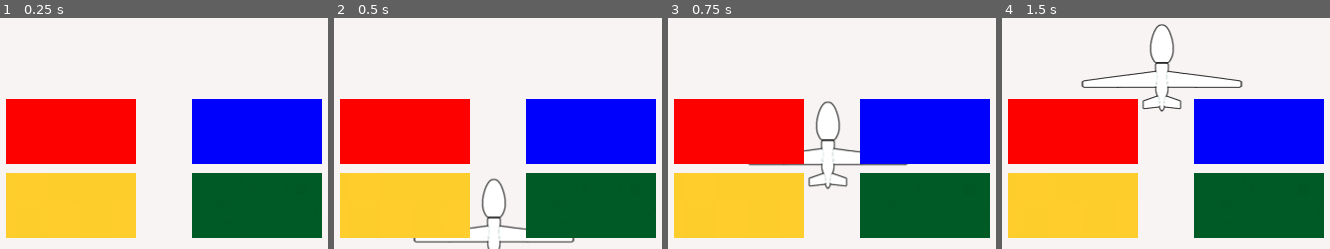
Above: before the commit, frames 1-4 (left to right).
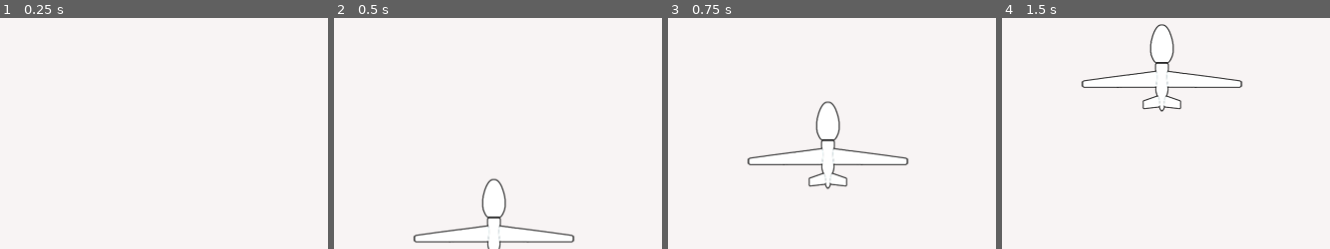
Above: after the commit, the same moments.

Repository: rsberrocal/FinalDestination
Game: Godot game, scene res://MainScene.tscn
Same seed, same stepped clock (60 frames per second), same inputs: the game is played once before the commit and once after it.
Inputs (mouse positions are in pixels of both pictures, inside the frame that each line leads up to):
- Up to frame 1 (0.25 s): no input
- Up to frame 2 (0.5 s): no input
- Up to frame 3 (0.75 s): click (740, 131) at 0.52 s
- Up to frame 4 (1.5 s): click (1257, 205) at 1.27 s

The runs differ from the first frame. In frame 1, 45% of the frame differs, in the area x 1-99%, y 35-96%; in frame 2, 45%; in frame 3, 45%; in frame 4, 45%.
Error after the commit: Attempt to call function 'set_normal_texture' in base 'null instance' on a null instance. (res://GameStatus.gd:44)

Commit message:
Menu Scene

Diff:
--- a/MainScene.tscn
+++ b/MainScene.tscn
@@ -7,21 +7,12 @@
 [ext_resource path="res://Situations.gd" type="Script" id=5]
 [ext_resource path="res://GameStatus.tscn" type="PackedScene" id=6]
 [ext_resource path="res://GameStatus.gd" type="Script" id=7]
-[ext_resource path="res://assets/Img/yellow.jpg" type="Texture" id=8]
-[ext_resource path="res://assets/Img/green.jpg" type="Texture" id=9]
-[ext_resource path="res://assets/Img/red.jpg" type="Texture" id=10]
-[ext_resource path="res://assets/Img/blue.jpg" type="Texture" id=11]
-
-[sub_resource type="InputEventScreenTouch" id=1]
-
-[sub_resource type="ShortCut" id=2]
-shortcut = SubResource( 1 )
 
 [node name="MainScene" type="Node"]
 script = ExtResource( 1 )
 
 [node name="Plane" type="Sprite" parent="."]
-position = Vector2( 180.415, 764.162 )
+position = Vector2( 180, 450 )
 texture = ExtResource( 2 )
 script = ExtResource( 3 )
 
@@ -32,41 +23,3 @@
 
 [node name="GameStatus" parent="." instance=ExtResource( 6 )]
 script = ExtResource( 7 )
-
-[node name="Btn0" type="TextureButton" parent="GameStatus"]
-margin_left = -68.0
-margin_top = 395.0
-margin_right = 62.0
-margin_bottom = 460.0
-focus_mode = 1
-texture_normal = ExtResource( 8 )
-
-[node name="Btn1" type="TextureButton" parent="GameStatus"]
-margin_left = 118.0
-margin_top = 468.615
-margin_right = 248.0
-margin_bottom = 533.615
-focus_mode = 1
-enabled_focus_mode = 1
-shortcut = SubResource( 2 )
-texture_normal = ExtResource( 9 )
-
-[node name="Btn2" type="TextureButton" parent="GameStatus"]
-margin_left = -68.0
-margin_top = 468.615
-margin_right = 62.0
-margin_bottom = 533.615
-focus_mode = 1
-enabled_focus_mode = 1
-shortcut = SubResource( 2 )
-texture_normal = ExtResource( 10 )
-
-[node name="Btn3" type="TextureButton" parent="GameStatus"]
-margin_left = 118.0
-margin_top = 395.0
-margin_right = 248.0
-margin_bottom = 460.0
-focus_mode = 1
-enabled_focus_mode = 1
-shortcut = SubResource( 2 )
-texture_normal = ExtResource( 11 )
--- a/MenuScene.tscn
+++ b/MenuScene.tscn
@@ -1,48 +1,48 @@
-[gd_scene load_steps=3 format=2]
+[gd_scene load_steps=4 format=2]
 
 [ext_resource path="res://assets/Img/titulo.png" type="Texture" id=1]
-[ext_resource path="res://MenuButton.gd" type="Script" id=2]
+[ext_resource path="res://icon.png" type="Texture" id=2]
+[ext_resource path="res://MenuButton.gd" type="Script" id=3]
 
 [node name="MainContainer" type="MarginContainer"]
 anchor_right = 1.0
 anchor_bottom = 1.0
-custom_constants/margin_right = 120
-custom_constants/margin_top = 80
-custom_constants/margin_left = 120
-custom_constants/margin_bottom = 80
+margin_right = 214.0
 
 [node name="VBoxContainer" type="VBoxContainer" parent="."]
-margin_left = 120.0
-margin_top = 80.0
-margin_right = 614.0
-margin_bottom = 560.0
-size_flags_horizontal = 3
-size_flags_vertical = 3
+margin_right = 494.0
+margin_bottom = 232.0
+size_flags_horizontal = 0
+size_flags_vertical = 0
 alignment = 1
 
 [node name="Title" type="TextureRect" parent="VBoxContainer"]
-margin_top = 156.0
 margin_right = 494.0
-margin_bottom = 316.0
+margin_bottom = 160.0
 texture = ExtResource( 1 )
+stretch_mode = 5
 
 [node name="FrontImage" type="TextureRect" parent="VBoxContainer"]
-margin_top = 320.0
+margin_top = 164.0
 margin_right = 494.0
-margin_bottom = 320.0
+margin_bottom = 164.0
 
 [node name="MenuOptions" type="HBoxContainer" parent="VBoxContainer"]
-margin_top = 324.0
+margin_top = 168.0
 margin_right = 494.0
-margin_bottom = 324.0
+margin_bottom = 232.0
 
 [node name="Docs" type="TextureButton" parent="VBoxContainer/MenuOptions"]
 margin_right = 245.0
+margin_bottom = 64.0
 size_flags_horizontal = 3
-script = ExtResource( 2 )
+texture_normal = ExtResource( 2 )
+script = ExtResource( 3 )
 
 [node name="Play" type="TextureButton" parent="VBoxContainer/MenuOptions"]
 margin_left = 249.0
 margin_right = 494.0
+margin_bottom = 64.0
 size_flags_horizontal = 3
+texture_normal = ExtResource( 2 )
 [connection signal="pressed" from="VBoxContainer/MenuOptions/Docs" to="VBoxContainer/MenuOptions/Docs" method="_on_TextureButton_pressed" binds= [ 0 ]]
Not shown: 1 places in MainScene.tscn that only renumber resources
